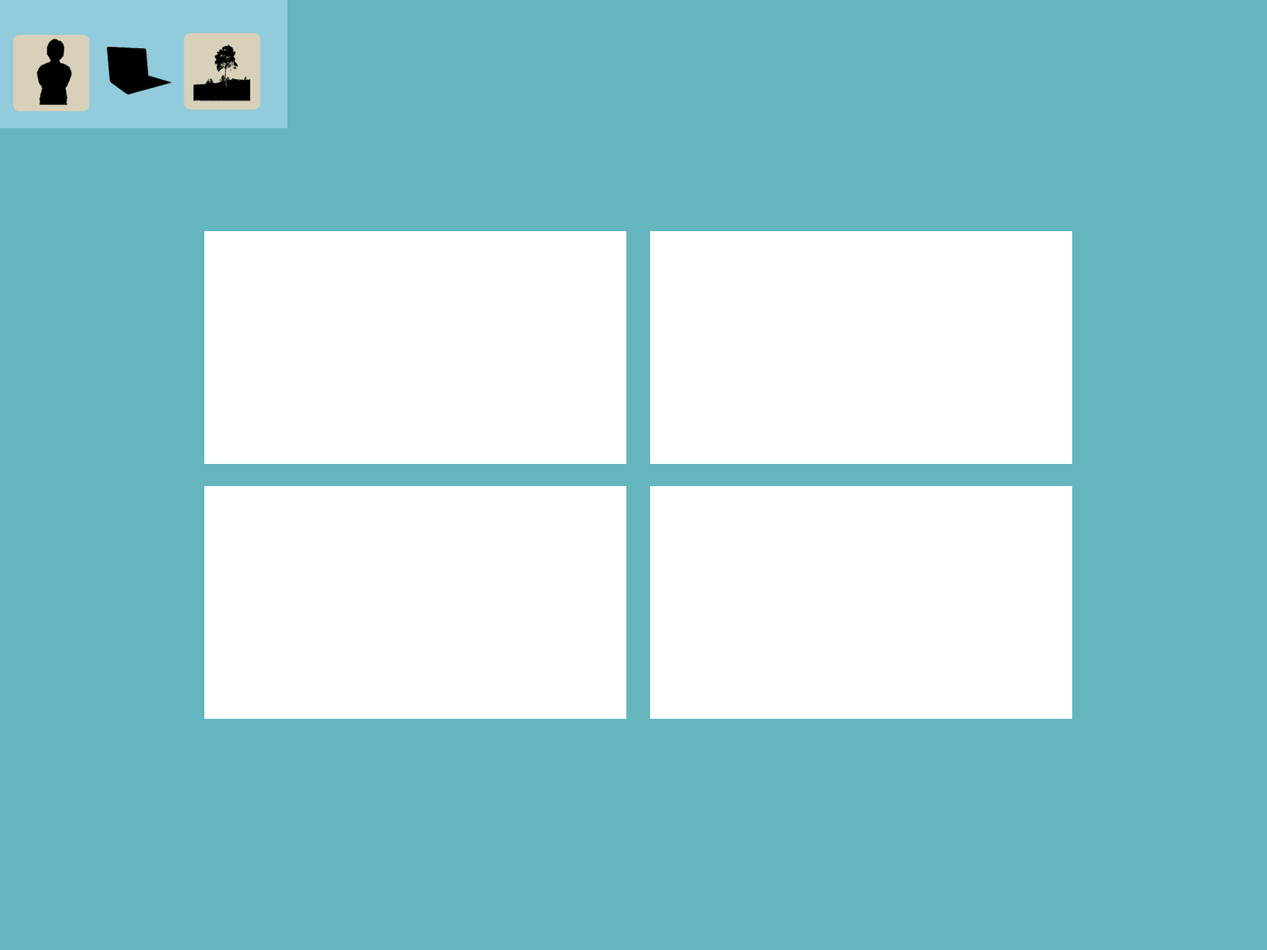
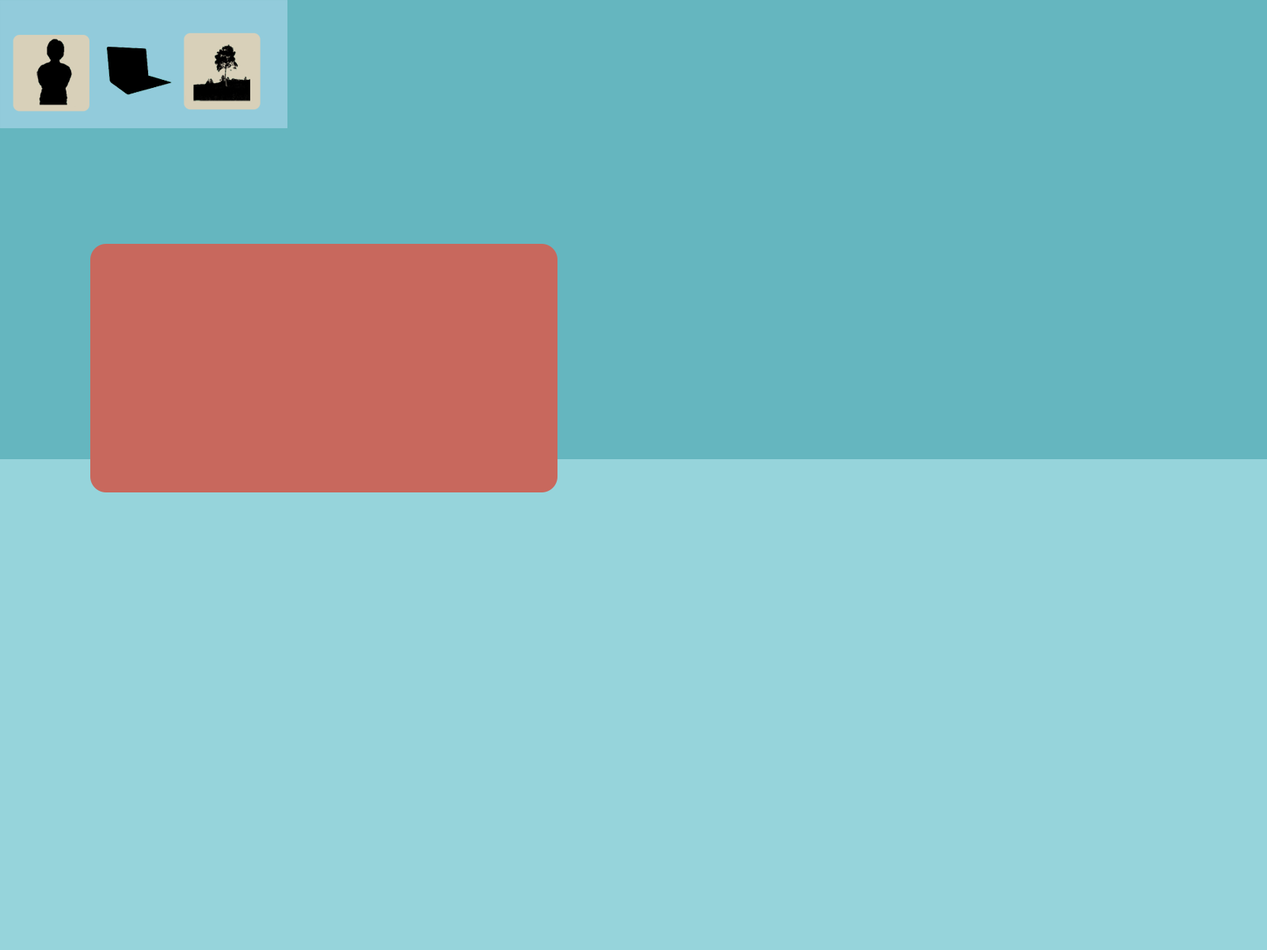
Revision of a layered 1267x950 image; what changed, layer by layer:
removed layer "Rectangle 1 copy 3" over [649, 231, 1072, 464]
renamed "Rectangle 1 copy 2" to "Rounded Rectangle 3", painted on it over [90, 231, 627, 493]
removed layer "Rectangle 1 copy" over [204, 486, 627, 719]
removed layer "Rectangle 1" over [649, 486, 1072, 719]
added layer "Layer 5" above "Layer 0" over [0, 459, 1267, 950]
